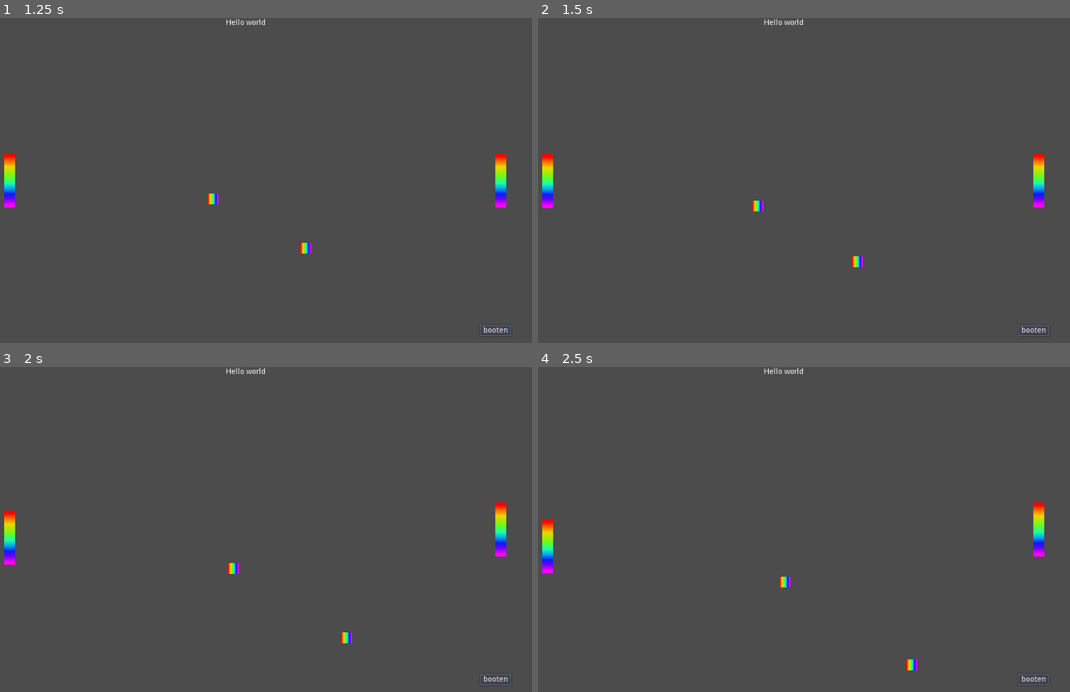
Above: before the commit, frames 1-4 (two rows, left to right).
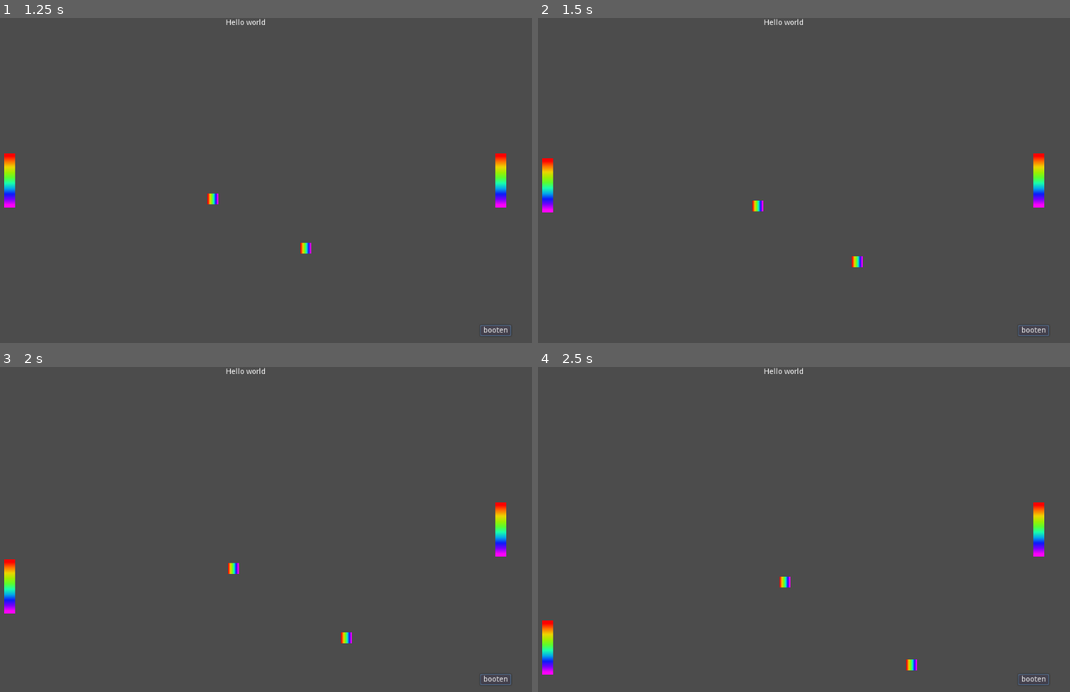
Above: after the commit, the same moments.

Repository: ricekab/godot-pongclone
Game: Godot game, scene res://scenes/game.tscn
The game is run twice, just before and just after one commit, with the same random seed, the same clock (stepped at 60 frames per second) and the same inputs.
Inputs:
- Up to frame 1 (1.25 s): click "booten" at 0.5 s
- Up to frame 2 (1.5 s): hold Right (ui_right) from 1.28 s (still down)
- Up to frame 3 (2 s): keep holding Right (ui_right)
- Up to frame 4 (2.5 s): release Right (ui_right) at 2.03 s; hold Left (ui_left) from 2.03 s (still down)

Frame 1 is identical in both runs. In frame 2, 0.4% of the frame differs, in the area x 0-3%, y 41-60%; in frame 3, 0.7%; in frame 4, 0.7%, in the area x 0-3%, y 46-95%.

Commit message:
Minor. Removed velocity export for paddle.gd . Changed accel and max_vel for both paddles in the scene.

Diff:
--- a/scenes/game.tscn
+++ b/scenes/game.tscn
@@ -17,14 +17,16 @@
 rotation = 1.5708
 scale = Vector2( 5, 1 )
 script = ExtResource( 4 )
+ACCELERATION = 7.0
+MAX_VELOCITY = 15.0
 
 [node name="paddle_p2" parent="." instance=ExtResource( 2 )]
 position = Vector2( 964, 300 )
 rotation = 1.5708
 scale = Vector2( 5, 1 )
 script = ExtResource( 4 )
-ACCELERATION = 5.0
-MAX_VELOCITY = 10.0
+ACCELERATION = 7.0
+MAX_VELOCITY = 15.0
 DOWN_KEY = "ui_up"
 UP_KEY = "ui_down"
 
--- a/scripts/paddle.gd
+++ b/scripts/paddle.gd
@@ -6,7 +6,7 @@
 # var b = "text"
 
 export var ACCELERATION : float = 1.0
-export var velocity : float = 0.0
+var velocity : float = 0.0
 export var MAX_VELOCITY : float = 1.0
 
 export var DOWN_KEY = "ui_left"
